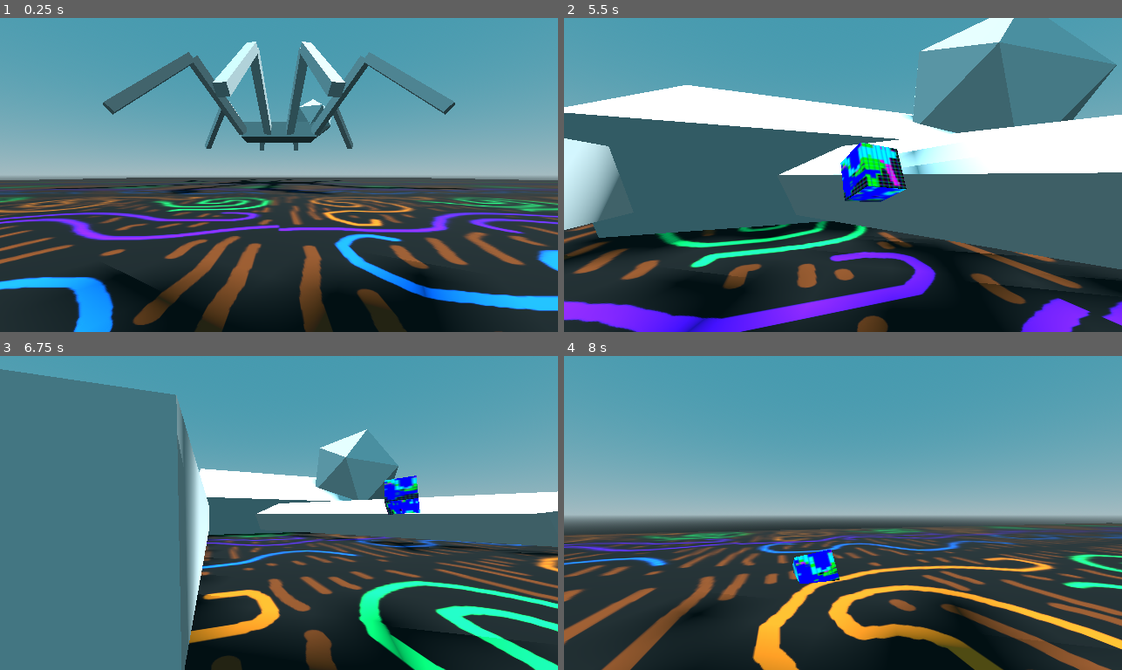
Above: before the commit, frames 1-4 (two rows, left to right).
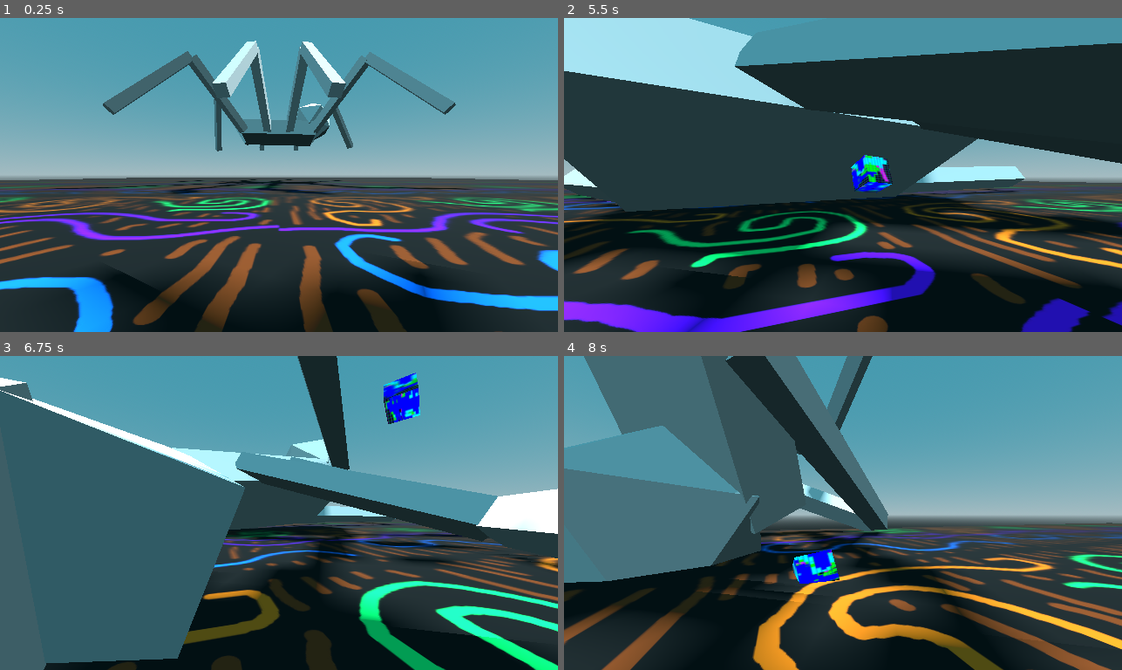
Above: after the commit, the same moments.

Repository: officialErnests/de-ai-ed
Game: Godot game, scene res://scenes/main.tscn
Same seed, same stepped clock (60 frames per second), same inputs: the game is played once before the commit and once after it.
Inputs (mouse positions are in pixels of both pictures, inside the frame that each line leads up to):
- Up to frame 1 (0.25 s): no input
- Up to frame 2 (5.5 s): tap Enter at 0.5 s; move the mouse to (870, 175) at 0.52 s; press the mouse at (870, 175) at 0.53 s; hold W (movement_forward) 0.53-1.25 s; release the mouse at (870, 175) at 1.25 s; drag from (731, 190) to (815, 237) at 1.27 s; move the mouse to (898, 105) at 2.02 s; hold D (movement_right) 2.03-2.75 s; hold Mouse wheel down (scroll_down) 2.03-2.75 s; click (898, 105) at 2.17 s; drag from (815, 237) to (675, 127) at 2.77 s; move the mouse to (1010, 222) at 3.52 s; press the mouse at (1010, 222) at 3.53 s; hold A (movement_left) 3.53-4.25 s; release the mouse at (1010, 222) at 4.25 s; drag from (675, 127) to (759, 96) at 4.27 s; move the mouse to (870, 175) at 5.02 s; hold S (movement_backward) from 5.03 s (still down); hold Mouse wheel down (scroll_down) from 5.03 s (still down); click (870, 175) at 5.17 s
- Up to frame 3 (6.75 s): release S (movement_backward) at 5.75 s; release Mouse wheel down (scroll_down) at 5.75 s; drag from (195, 434) to (167, 528) at 5.77 s; move the mouse to (401, 497) at 6.52 s; press the mouse at (401, 497) at 6.53 s; hold W (movement_forward) from 6.53 s (still down)
- Up to frame 4 (8 s): release W (movement_forward) at 7.25 s; release the mouse at (965, 497) at 7.25 s; drag from (731, 528) to (815, 575) at 7.27 s

The runs differ from the first frame. In frame 1, 1.1% of the frame differs, in the area x 18-82%, y 7-55%; in frame 2, 69%, in the area x 0-100%, y 0-100%; in frame 3, 53%; in frame 4, 38%.

Commit message:
Finnished drag now setting up spider joints

Diff:
--- a/project.godot
+++ b/project.godot
@@ -27,7 +27,7 @@
 
 [global_group]
 
-Creature=""
+Movable=""
 
 [input]
 
--- a/scenes/spider.tscn
+++ b/scenes/spider.tscn
@@ -778,39 +778,57 @@
 mesh = SubResource("ArrayMesh_avj5f")
 skin = SubResource("Skin_2ee2v")
 
-[node name="PhysicalBoneSimulator3D" type="PhysicalBoneSimulator3D" parent="Skeleton3D" groups=["Creature"]]
+[node name="PhysicalBoneSimulator3D" type="PhysicalBoneSimulator3D" parent="Skeleton3D"]
 script = ExtResource("1_c7em6")
 
-[node name="Physical Bone Body" type="PhysicalBone3D" parent="Skeleton3D/PhysicalBoneSimulator3D"]
+[node name="Physical Bone Body" type="PhysicalBone3D" parent="Skeleton3D/PhysicalBoneSimulator3D" groups=["Movable"]]
 transform = Transform3D(0.05292572, 0, 0.99859846, 0, 1, 0, 0.99859846, 0, -0.05292572, 0, 0, 0)
+joint_type = 1
 body_offset = Transform3D(0.05292572, 0, 0.99859846, 0, 1, 0, 0.99859846, 0, -0.05292572, 0, 0, 0)
 bone_name = "Body"
+joint_constraints/bias = 0.3
+joint_constraints/damping = 1.0
+joint_constraints/impulse_clamp = 0.0
 
 [node name="CollisionShape3D" type="CollisionShape3D" parent="Skeleton3D/PhysicalBoneSimulator3D/Physical Bone Body"]
 transform = Transform3D(1, 0, 0, 0, 0, 1, 0, -1, 0, 0, 0, 0)
 shape = SubResource("CapsuleShape3D_1wupe")
 
-[node name="Physical Bone Leg_FL_l" type="PhysicalBone3D" parent="Skeleton3D/PhysicalBoneSimulator3D"]
-transform = Transform3D(0.82771665, -0.25902402, 0.4977869, 0.5602486, 0.43162066, -0.70698315, -0.031729504, 0.8640661, 0.50237745, -0.73749995, 0.33587578, -0.4874999)
-joint_offset = Transform3D(1, 0, 0, 0, 0.9999988, 0, 0, 0, 0.9999988, 0.0008729875, -0.0012733683, 0.47499758)
-body_offset = Transform3D(0.99999523, -0.0025035478, -0.0018445179, -0.0018378347, 0.0026807487, -0.9999949, 0.00250851, 0.9999933, 0.0026761293, -2.9802322e-08, 0.47500014, 1.4901161e-08)
+[node name="Physical Bone Leg_FL_l" type="PhysicalBone3D" parent="Skeleton3D/PhysicalBoneSimulator3D" groups=["Movable"]]
+transform = Transform3D(0.827821, -0.26051304, 0.49683535, 0.5601694, 0.43181214, -0.706929, -0.030375324, 0.8635226, 0.5033946, -0.73749995, 0.33587578, -0.4874999)
+joint_type = 2
+joint_offset = Transform3D(1, 0, 0, 0, 1, 0, 0, 0, 1, 0.0012459771, -0.0018203763, 0.4749949)
+body_offset = Transform3D(0.99999, -0.003609391, -0.0026368815, -0.0026231036, 0.0038323998, -0.9999894, 0.0036194995, 0.9999862, 0.0038228333, -2.9802322e-08, 0.47500014, 1.4901161e-08)
 bone_name = "Leg_FL.l"
+joint_constraints/swing_span = 15.76
+joint_constraints/twist_span = 360.0
+joint_constraints/bias = 0.3
+joint_constraints/softness = 0.8
+joint_constraints/relaxation = 1.0
 
 [node name="CollisionShape3D" type="CollisionShape3D" parent="Skeleton3D/PhysicalBoneSimulator3D/Physical Bone Leg_FL_l"]
 transform = Transform3D(1, 0, 0, 0, 0, 1, 0, -1, 0, 0, 0, 0)
 shape = SubResource("CapsuleShape3D_5iqwl")
 
-[node name="Physical Bone Leg_FU_l" type="PhysicalBone3D" parent="Skeleton3D/PhysicalBoneSimulator3D"]
+[node name="Physical Bone Leg_FU_l" type="PhysicalBone3D" parent="Skeleton3D/PhysicalBoneSimulator3D" groups=["Movable"]]
 transform = Transform3D(-0.85275024, 0.15105252, 0.5000002, 0.30128905, -0.6397067, 0.70710695, 0.4266638, 0.75363016, 0.49999955, -1.2247224, 0.31661555, -0.9736736)
-joint_offset = Transform3D(1, 0, 0, 0, 1, 0, 0, 0, 1, 0.00014768574, -0.002053752, 0.50031704)
+joint_type = 3
+joint_offset = Transform3D(-4.3711196e-08, 0, 0.99998677, 0, 0.9999915, 0, -0.99999565, 0, -4.371081e-08, 0.00014768574, -0.002053752, 0.50031704)
+joint_rotation = Vector3(0, 1.5707964, 0)
 body_offset = Transform3D(1.0000001, 1.7881393e-07, 2.9802322e-08, -4.4703484e-08, -2.9802322e-08, -1.0000002, -2.3841858e-07, 1.0000002, 2.9802322e-08, -0.00014770031, 0.50031716, 0.0020537376)
 bone_name = "Leg_FU.l"
+joint_constraints/angular_limit_enabled = true
+joint_constraints/angular_limit_upper = 79.99999
+joint_constraints/angular_limit_lower = -79.99999
+joint_constraints/angular_limit_bias = 0.3
+joint_constraints/angular_limit_softness = 0.9
+joint_constraints/angular_limit_relaxation = 1.0
 
 [node name="CollisionShape3D" type="CollisionShape3D" parent="Skeleton3D/PhysicalBoneSimulator3D/Physical Bone Leg_FU_l"]
 transform = Transform3D(1, 0, 0, 0, 0, 1, 0, -1, 0, 0, 0, 0)
 shape = SubResource("CapsuleShape3D_c7em6")
 
-[node name="Physical Bone Leg_BL_l" type="PhysicalBone3D" parent="Skeleton3D/PhysicalBoneSimulator3D"]
+[node name="Physical Bone Leg_BL_l" type="PhysicalBone3D" parent="Skeleton3D/PhysicalBoneSimulator3D" groups=["Movable"]]
 transform = Transform3D(0.34174255, 0.79574627, -0.5, -0.69159645, -0.14729005, -0.70710677, -0.6363226, 0.5874467, 0.49999994, 0.7374997, 0.33587557, -0.48749977)
 joint_type = 1
 joint_offset = Transform3D(1, 0, 0, 0, 1, 0, 0, 0, 1, 1.3485553e-07, 7.674101e-08, 0.47499967)
@@ -824,7 +842,7 @@
 transform = Transform3D(1, 0, 0, 0, 0, 1, 0, -1, 0, 0, 0, 0)
 shape = SubResource("CapsuleShape3D_algeo")
 
-[node name="Physical Bone Leg_BU_l" type="PhysicalBone3D" parent="Skeleton3D/PhysicalBoneSimulator3D"]
+[node name="Physical Bone Leg_BU_l" type="PhysicalBone3D" parent="Skeleton3D/PhysicalBoneSimulator3D" groups=["Movable"]]
 transform = Transform3D(0.059963275, 0.86394703, -0.49999994, -0.5476976, 0.44724405, 0.7071068, 0.83452487, 0.23144835, 0.49999994, 1.225, 0.31819806, -0.975)
 joint_type = 1
 joint_offset = Transform3D(1, 0, 0, 0, 1, 0, 0, 0, 1, 4.4703484e-08, 8.940698e-08, 0.5)
@@ -838,7 +856,7 @@
 transform = Transform3D(1, 0, 0, 0, 0, 1, 0, -1, 0, 0, 0, 0)
 shape = SubResource("CapsuleShape3D_k5hg5")
 
-[node name="Physical Bone Leg_MbL_l" type="PhysicalBone3D" parent="Skeleton3D/PhysicalBoneSimulator3D"]
+[node name="Physical Bone Leg_MbL_l" type="PhysicalBone3D" parent="Skeleton3D/PhysicalBoneSimulator3D" groups=["Movable"]]
 transform = Transform3D(0.34303367, 0.9312632, -0.122787505, -0.6886647, 0.1604394, -0.70710695, -0.63880265, 0.3271209, 0.6963642, 0.20832402, 0.33587584, -0.580773)
 joint_type = 1
 joint_offset = Transform3D(1, 0, 0, 0, 1, 0, 0, 0, 1, 4.3958423e-08, 4.507602e-08, 0.47500002)
@@ -852,7 +870,7 @@
 transform = Transform3D(1, 0, 0, 0, 0, 1, 0, -1, 0, 0, 0, 0)
 shape = SubResource("CapsuleShape3D_d613k")
 
-[node name="Physical Bone Leg_MbU_l" type="PhysicalBone3D" parent="Skeleton3D/PhysicalBoneSimulator3D"]
+[node name="Physical Bone Leg_MbU_l" type="PhysicalBone3D" parent="Skeleton3D/PhysicalBoneSimulator3D" groups=["Movable"]]
 transform = Transform3D(0.120785184, 0.98505545, -0.122787856, -0.6858102, 0.1722338, 0.7071067, 0.71768755, -0.0011988564, 0.6963643, 0.3280421, 0.3181982, -1.2597282)
 joint_type = 1
 joint_offset = Transform3D(1, 0, 0, 0, 1, 0, 0, 0, 1, -1.937151e-07, 5.279434e-08, 0.5)
@@ -866,7 +884,7 @@
 transform = Transform3D(1, 0, 0, 0, 0, 1, 0, -1, 0, 0, 0, 0)
 shape = SubResource("CapsuleShape3D_evcmw")
 
-[node name="Physical Bone Leg_MfL_l" type="PhysicalBone3D" parent="Skeleton3D/PhysicalBoneSimulator3D"]
+[node name="Physical Bone Leg_MfL_l" type="PhysicalBone3D" parent="Skeleton3D/PhysicalBoneSimulator3D" groups=["Movable"]]
 transform = Transform3D(0.34303322, 0.9312633, 0.122788094, -0.6281859, 0.3246267, -0.70710677, -0.6983629, 0.16542739, 0.69636416, -0.20832476, 0.33587748, -0.5807731)
 joint_type = 1
 joint_offset = Transform3D(1, 0, 0, 0, 1, 0, 0, 0, 1, 1.1339782e-06, -2.3767352e-07, 0.47500128)
@@ -880,7 +898,7 @@
 transform = Transform3D(1, 0, 0, 0, 0, 1, 0, -1, 0, 0, 0, 0)
 shape = SubResource("CapsuleShape3D_txxy0")
 
-[node name="Physical Bone Leg_MfU_l" type="PhysicalBone3D" parent="Skeleton3D/PhysicalBoneSimulator3D"]
+[node name="Physical Bone Leg_MfU_l" type="PhysicalBone3D" parent="Skeleton3D/PhysicalBoneSimulator3D" groups=["Movable"]]
 transform = Transform3D(0.12078508, 0.98505163, 0.12281813, -0.7071031, -0.0014601263, 0.70710903, 0.6967182, -0.17225328, 0.6963567, -0.32804278, 0.31819776, -1.259728)
 joint_type = 1
 joint_offset = Transform3D(1, 0, 0, 0, 1, 0, 0, 0, 1, 1.3411168e-06, -1.5415255e-05, 0.50000006)
@@ -894,7 +912,7 @@
 transform = Transform3D(1, 0, 0, 0, 0, 1, 0, -1, 0, 0, 0, 0)
 shape = SubResource("CapsuleShape3D_wdplg")
 
-[node name="Physical Bone Leg_FL_r" type="PhysicalBone3D" parent="Skeleton3D/PhysicalBoneSimulator3D"]
+[node name="Physical Bone Leg_FL_r" type="PhysicalBone3D" parent="Skeleton3D/PhysicalBoneSimulator3D" groups=["Movable"]]
 transform = Transform3D(0.8274429, 0.2556136, 0.5, 0.5604693, -0.4311312, -0.7071068, 0.03481949, 0.86532515, -0.50000006, -0.73749995, 0.33587575, 0.48750004)
 joint_type = 1
 joint_offset = Transform3D(1, 0, 0, 0, 1, 0, 0, 0, 1, -5.3690748e-08, -1.5646219e-08, 0.47500002)
@@ -908,7 +926,7 @@
 transform = Transform3D(1, 0, 0, 0, 0, 1, 0, -1, 0, 0, 0, 0)
 shape = SubResource("CapsuleShape3D_047qd")
 
-[node name="Physical Bone Leg_FU_r" type="PhysicalBone3D" parent="Skeleton3D/PhysicalBoneSimulator3D"]
+[node name="Physical Bone Leg_FU_r" type="PhysicalBone3D" parent="Skeleton3D/PhysicalBoneSimulator3D" groups=["Movable"]]
 transform = Transform3D(-0.8527504, -0.15105233, 0.5, 0.30128875, 0.6397072, 0.7071067, -0.4266637, 0.75362986, -0.5000002, -1.2249994, 0.31819797, 0.97500026)
 joint_type = 1
 joint_offset = Transform3D(1, 0, 0, 0, 1, 0, 0, 0, 1, 5.066396e-07, 8.940696e-08, 0.49999994)
@@ -922,7 +940,7 @@
 transform = Transform3D(1, 0, 0, 0, 0, 1, 0, -1, 0, 0, 0, 0)
 shape = SubResource("CapsuleShape3D_wj5t3")
 
-[node name="Physical Bone Leg_BL_r" type="PhysicalBone3D" parent="Skeleton3D/PhysicalBoneSimulator3D"]
+[node name="Physical Bone Leg_BL_r" type="PhysicalBone3D" parent="Skeleton3D/PhysicalBoneSimulator3D" groups=["Movable"]]
 transform = Transform3D(0.34174225, -0.79574686, -0.49999914, -0.6915964, 0.14728948, -0.70710695, 0.6363228, 0.5874459, -0.5000007, 0.7375001, 0.33587572, 0.4874999)
 joint_type = 1
 joint_offset = Transform3D(1, 0, 0, 0, 1, 0, 0, 0, 1, -1.7136397e-08, 5.39422e-07, 0.475)
@@ -936,7 +954,7 @@
 transform = Transform3D(1, 0, 0, 0, 0, 1, 0, -1, 0, 0, 0, 0)
 shape = SubResource("CapsuleShape3D_wghsh")
 
-[node name="Physical Bone Leg_BU_r" type="PhysicalBone3D" parent="Skeleton3D/PhysicalBoneSimulator3D"]
+[node name="Physical Bone Leg_BU_r" type="PhysicalBone3D" parent="Skeleton3D/PhysicalBoneSimulator3D" groups=["Movable"]]
 transform = Transform3D(0.059964176, -0.8639467, -0.5000004, -0.5476979, -0.4472447, 0.70710623, -0.8345246, 0.23144811, -0.50000054, 1.2250001, 0.3181979, 0.9750002)
 joint_type = 1
 joint_offset = Transform3D(1, 0, 0, 0, 1, 0, 0, 0, 1, -2.8312238e-07, -3.2037505e-07, 0.5000003)
@@ -950,7 +968,7 @@
 transform = Transform3D(1, 0, 0, 0, 0, 1, 0, -1, 0, 0, 0, 0)
 shape = SubResource("CapsuleShape3D_1byya")
 
-[node name="Physical Bone Leg_MbL_r" type="PhysicalBone3D" parent="Skeleton3D/PhysicalBoneSimulator3D"]
+[node name="Physical Bone Leg_MbL_r" type="PhysicalBone3D" parent="Skeleton3D/PhysicalBoneSimulator3D" groups=["Movable"]]
 transform = Transform3D(0.34303284, -0.9312635, -0.12278776, -0.688665, -0.1604386, -0.7071069, 0.6388029, 0.32712048, -0.6963642, 0.2083242, 0.33587572, 0.580773)
 joint_type = 1
 joint_offset = Transform3D(1, 0, 0, 0, 1, 0, 0, 0, 1, -5.5134294e-08, -1.3783576e-08, 0.47500002)
@@ -964,7 +982,7 @@
 transform = Transform3D(1, 0, 0, 0, 0, 1, 0, -1, 0, 0, 0, 0)
 shape = SubResource("CapsuleShape3D_it4vu")
 
-[node name="Physical Bone Leg_MbU_r" type="PhysicalBone3D" parent="Skeleton3D/PhysicalBoneSimulator3D"]
+[node name="Physical Bone Leg_MbU_r" type="PhysicalBone3D" parent="Skeleton3D/PhysicalBoneSimulator3D" groups=["Movable"]]
 transform = Transform3D(0.12078529, -0.98505515, -0.12278968, -0.68581, -0.17223518, 0.70710665, -0.71768767, -0.0011976734, -0.69636416, 0.32804227, 0.318198, 1.2597282)
 joint_type = 1
 joint_offset = Transform3D(1, 0, 0, 0, 1, 0, 0, 0, 1, 5.9604623e-08, -9.827492e-07, 0.49999997)
@@ -978,7 +996,7 @@
 transform = Transform3D(1, 0, 0, 0, 0, 1, 0, -1, 0, 0, 0, 0)
 shape = SubResource("CapsuleShape3D_8qx0x")
 
-[node name="Physical Bone Leg_MfL_r" type="PhysicalBone3D" parent="Skeleton3D/PhysicalBoneSimulator3D"]
+[node name="Physical Bone Leg_MfL_r" type="PhysicalBone3D" parent="Skeleton3D/PhysicalBoneSimulator3D" groups=["Movable"]]
 transform = Transform3D(0.34303302, -0.9312634, 0.1227878, -0.628186, -0.32462633, -0.7071069, 0.69836295, 0.16542743, -0.6963641, -0.20832425, 0.33587587, 0.580773)
 joint_type = 1
 joint_offset = Transform3D(1, 0, 0, 0, 1, 0, 0, 0, 1, 3.2037498e-08, -2.9057261e-08, 0.4750001)
@@ -992,7 +1010,7 @@
 transform = Transform3D(1, 0, 0, 0, 0, 1, 0, -1, 0, 0, 0, 0)
 shape = SubResource("CapsuleShape3D_oaama")
 
-[node name="Physical Bone Leg_MfU_r" type="PhysicalBone3D" parent="Skeleton3D/PhysicalBoneSimulator3D"]
+[node name="Physical Bone Leg_MfU_r" type="PhysicalBone3D" parent="Skeleton3D/PhysicalBoneSimulator3D" groups=["Movable"]]
 transform = Transform3D(0.12078361, -0.9850555, 0.122788556, -0.7071055, 0.001439362, 0.70710665, -0.696716, -0.17223135, -0.69636434, -0.32804242, 0.31819814, 1.2597282)
 joint_type = 1
 joint_offset = Transform3D(1, 0, 0, 0, 1, 0, 0, 0, 1, -1.9371467e-07, 3.4645228e-07, 0.50000006)
--- a/scripts/drager.gd
+++ b/scripts/drager.gd
@@ -21,11 +21,13 @@
 			var mouse_position = get_viewport().get_mouse_position()
 			var ray_point_start = project_ray_origin(mouse_position)
 
-			pointer.global_position = intersection['position']
 			pointer.scale = Vector3.ONE * sqrt((intersection['position'] - ray_point_start).length()) * 0.5
 
 			if drag_obj:
-				drag_obj.linear_velocity = (intersection['position'] + Vector3.UP - drag_obj.global_position + drag_obj_offset) * delta * 100
+				pointer.global_position = intersection['position'] + Vector3.UP * 0.3
+				drag_obj.linear_velocity = (intersection['position'] + Vector3.UP * 0.3 - drag_obj.global_position + drag_obj_offset) * delta * 1000
+			else:
+				pointer.global_position = intersection['position']
 func _input(event: InputEvent) -> void:
 	if Input.mouse_mode == Input.MOUSE_MODE_VISIBLE and enabled:
 		pointer.visible = true
@@ -34,15 +36,14 @@
 			if event.button_index == MOUSE_BUTTON_LEFT and event.pressed:
 				if drag_obj:
 					drag_obj = null
-					print("unset")
 				else:
 					var intersection = curRaycast()
-					if intersection and intersection['collider'].get_parent().is_in_group('Creature'):
-						print("set")
+					if intersection and intersection['collider'].is_in_group('Movable'):
 						drag_obj = intersection['collider']
 						drag_obj_offset = drag_obj.global_position - intersection['position']
 	else:
-		pointer.visible = false
+		if not drag_obj:
+			pointer.visible = false
 
 func curRaycast():
 	var mouse_position = get_viewport().get_mouse_position()
